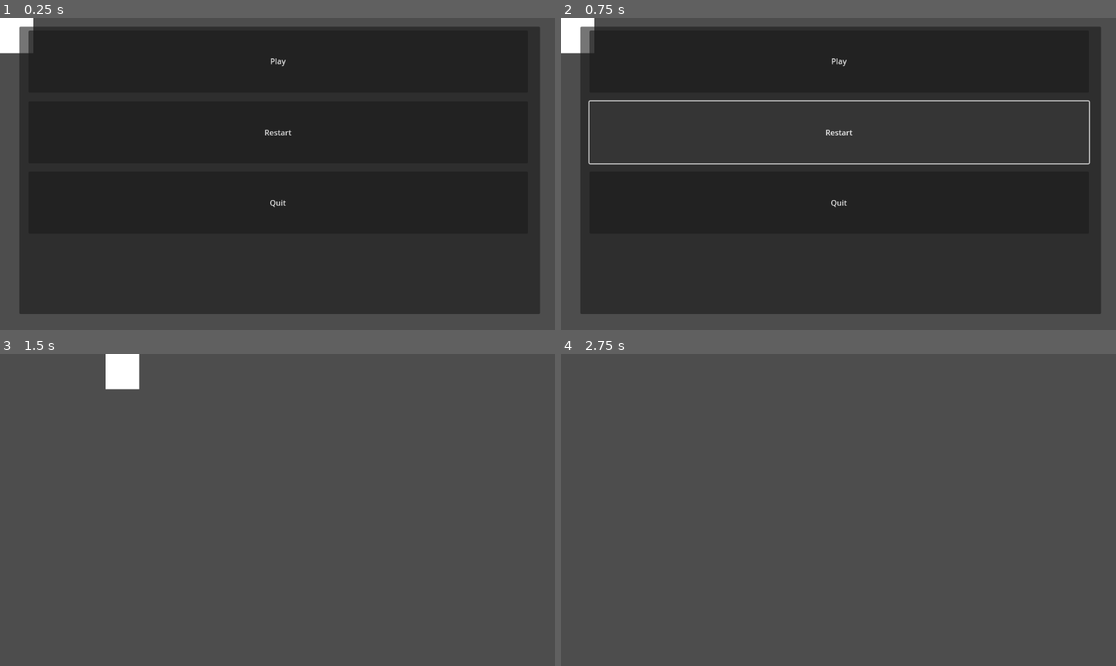
Above: before the commit, frames 1-4 (two rows, left to right).
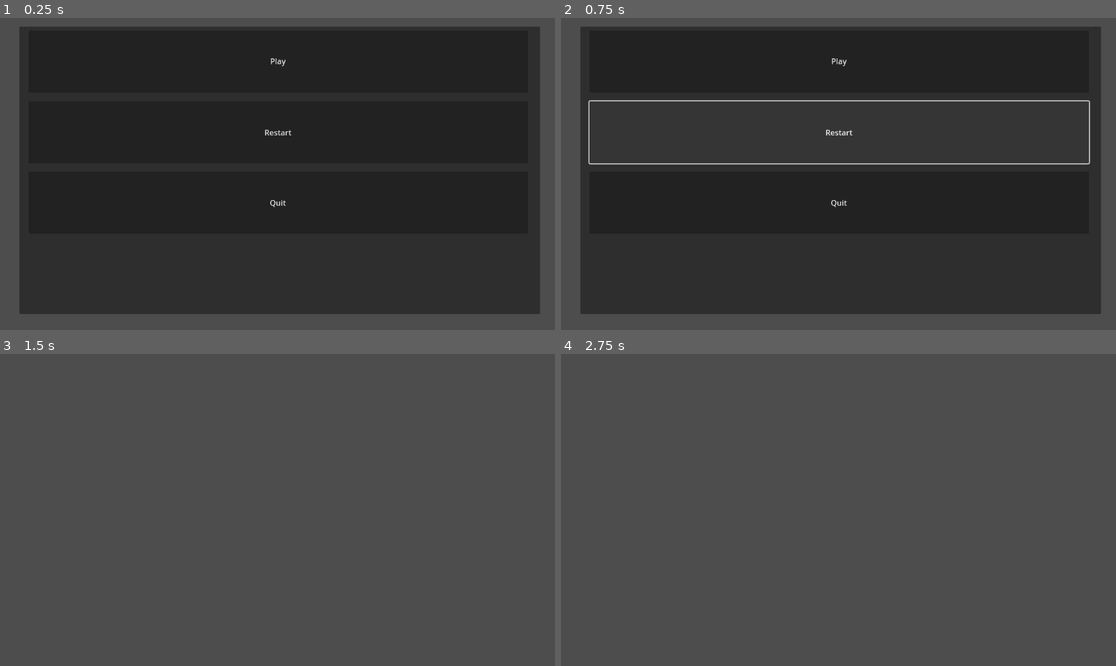
Above: after the commit, the same moments.

Repository: Vikara-Industries/Metallicar
Game: Godot game, scene res://Scenes/Stage.tscn
The game is run twice, just before and just after one commit, with the same random seed, the same clock (stepped at 60 frames per second) and the same inputs.
Inputs:
- Up to frame 1 (0.25 s): no input
- Up to frame 2 (0.75 s): click "Restart" at 0.5 s
- Up to frame 3 (1.5 s): click "Play" at 1.25 s
- Up to frame 4 (2.75 s): tap Enter at 2 s

The runs differ from the first frame. In frame 1, 0.7% of the frame differs, in the area x 0-7%, y 0-12%; in frame 2, 0.7%; in frame 3, 0.7%, in the area x 19-26%, y 0-12%; in frame 4, nothing differs.

Commit message:
random stuff

Diff:
--- a/Scenes/Level1.tscn
+++ b/Scenes/Level1.tscn
@@ -1,14 +1,9 @@
-[gd_scene load_steps=3 format=3 uid="uid://cplffus7y6o1y"]
+[gd_scene load_steps=2 format=3 uid="uid://cplffus7y6o1y"]
 
-[ext_resource type="Script" path="res://Scripts/Test.gd" id="1_i6u00"]
-
-[sub_resource type="QuadMesh" id="QuadMesh_1xgof"]
+[ext_resource type="Script" path="res://Scripts/LevelMaster.gd" id="2_q66g1"]
 
 [node name="Level1" type="Node2D"]
 process_mode = 1
 
-[node name="MeshInstance2D" type="MeshInstance2D" parent="."]
-position = Vector2(34.25, 36.25)
-scale = Vector2(69.5, 73.5)
-mesh = SubResource("QuadMesh_1xgof")
-script = ExtResource("1_i6u00")
+[node name="LevelMaster" type="Node" parent="."]
+script = ExtResource("2_q66g1")
--- /dev/null
+++ b/Scenes/Prefabs/PlaceHolderEnemy.tscn
@@ -0,0 +1,21 @@
+[gd_scene load_steps=4 format=3 uid="uid://cbctyr61yoku4"]
+
+[ext_resource type="Script" path="res://Scripts/Enemy.gd" id="1_022qn"]
+
+[sub_resource type="QuadMesh" id="QuadMesh_048lv"]
+
+[sub_resource type="RectangleShape2D" id="RectangleShape2D_0jqd7"]
+size = Vector2(67, 60)
+
+[node name="PlaceHolderEnemy" type="CharacterBody2D"]
+script = ExtResource("1_022qn")
+maxSpeed = null
+
+[node name="MeshInstance2D" type="MeshInstance2D" parent="."]
+position = Vector2(1, -2)
+scale = Vector2(-66.968, 58.9828)
+mesh = SubResource("QuadMesh_048lv")
+
+[node name="CollisionShape2D" type="CollisionShape2D" parent="."]
+position = Vector2(0.5, -1)
+shape = SubResource("RectangleShape2D_0jqd7")
--- /dev/null
+++ b/Scripts/EmenySpawner.gd
@@ -0,0 +1,16 @@
+extends Area2D
+class_name EnemySpawner
+
+func canSpawn():
+	for area in get_overlapping_areas():
+		if area is PlayArea:
+			return true
+	return false
+# Called when the node enters the scene tree for the first time.
+func _ready():
+	pass # Replace with function body.
+
+
+# Called every frame. 'delta' is the elapsed time since the previous frame.
+func _process(delta):
+	pass
--- /dev/null
+++ b/Scripts/Enemy.gd
@@ -0,0 +1,18 @@
+extends CharacterBody2D
+class_name Emeny
+#base class for enemies
+
+
+var player
+@export var maxSpeed :int
+
+# Called when the node enters the scene tree for the first time.
+func _ready():
+	if player == null:
+		get_tree().get_first_node_in_group("Player")
+
+
+# Called every frame. 'delta' is the elapsed time since the previous frame.
+func _physics_process(delta):
+	moveToPlayer()
+func moveToPlayer()
--- /dev/null
+++ b/Scripts/LevelMaster.gd
@@ -0,0 +1,15 @@
+extends Node
+class_name LevelMaster
+
+var levelTime : int #in seconds
+var EnemySpawners
+
+
+# Called when the node enters the scene tree for the first time.
+func _ready():
+	pass # Replace with function body.
+
+
+# Called every frame. 'delta' is the elapsed time since the previous frame.
+func _physics_process(delta):
+	pass
--- a/Scripts/PauseMenu.gd
+++ b/Scripts/PauseMenu.gd
@@ -20,4 +20,7 @@
 	Director.restartScene()
 
 func _on_quit_button_button_up():
-	pass # Replace with function body.
+	if Director.CurrentScene == Director.LEVEL_1:
+		Director.changeScene(Director.LEVEL_2)
+	else:
+		Director.changeScene(Director.LEVEL_1)
--- /dev/null
+++ b/Scripts/PlayArea.gd
@@ -0,0 +1,11 @@
+extends Area2D
+class_name PlayArea
+
+# Called when the node enters the scene tree for the first time.
+func _ready():
+	pass # Replace with function body.
+
+
+# Called every frame. 'delta' is the elapsed time since the previous frame.
+func _process(delta):
+	pass
--- a/Scripts/director.gd
+++ b/Scripts/director.gd
@@ -4,8 +4,8 @@
 
 @export var StartingScene :PackedScene = preload("res://Scenes/Level1.tscn")
 var PauseMenu :Control
-var CurrentScene :Node2D
-
+var CurrentScene :PackedScene
+var CurrentSceneInstance :Node2D
 
 const LEVEL_1 = preload("res://Scenes/Level1.tscn")
 const LEVEL_2 = preload("res://Scenes/Level2.tscn")
@@ -17,8 +17,9 @@
 
 func _ready():
 	process_mode = Node.PROCESS_MODE_ALWAYS
-	CurrentScene = StartingScene.instantiate()
-	add_child(CurrentScene)
+	CurrentScene = StartingScene
+	CurrentSceneInstance = CurrentScene.instantiate()
+	add_child(CurrentSceneInstance)
 	pauseGame()
 
 func pauseGame():
@@ -34,17 +35,20 @@
 		resumeGame()
 	else:
 		pauseGame()
+
 func restartScene():
-	CurrentScene.queue_free()
-	CurrentScene = StartingScene.instantiate()
-	add_child(CurrentScene)
+	changeScene(CurrentScene)
 
 
-func changeScene(scene, destroy = false):
+func changeScene(scene, destroy = true):
 	if destroy:
-		CurrentScene.queue_free()
-	CurrentScene = scene.instantiate()
-	add_child(CurrentScene)
+		CurrentSceneInstance.queue_free()
+
+	CurrentScene = scene
+	CurrentSceneInstance = CurrentScene.instantiate()
+	get_node("/root/Stage").add_child(CurrentSceneInstance)
+	get_tree().paused = true
+
 func _unhandled_input(event):
 	if event is InputEventKey:
 		if event.is_action_pressed("Pause"):
@@ -52,7 +56,6 @@
 				resumeGame()
 			else:
 				pauseGame()
-
 
 
 
